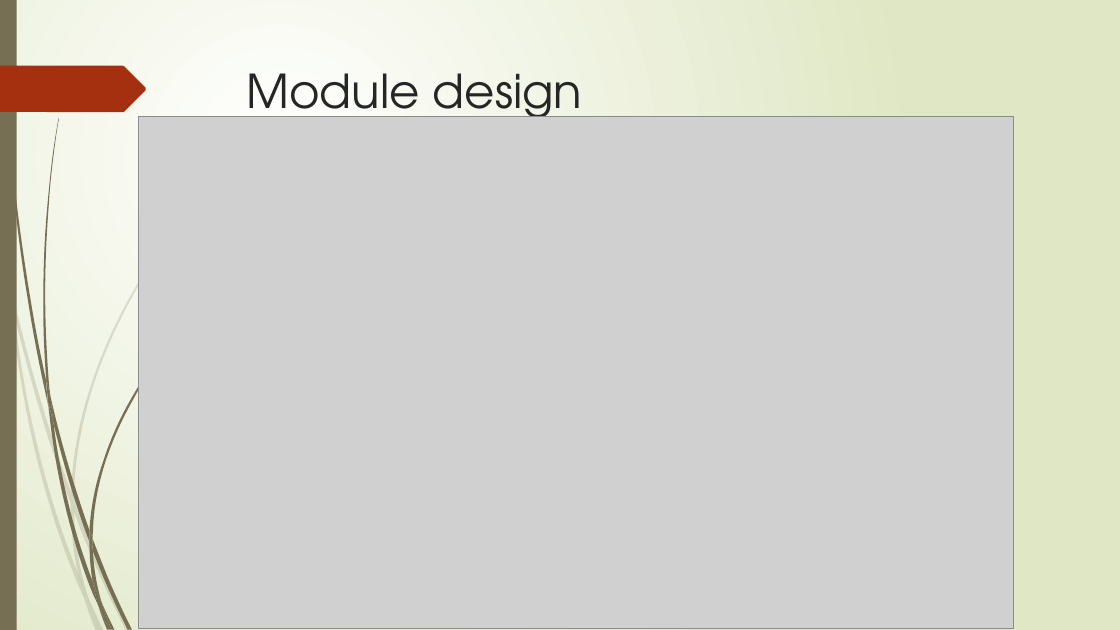
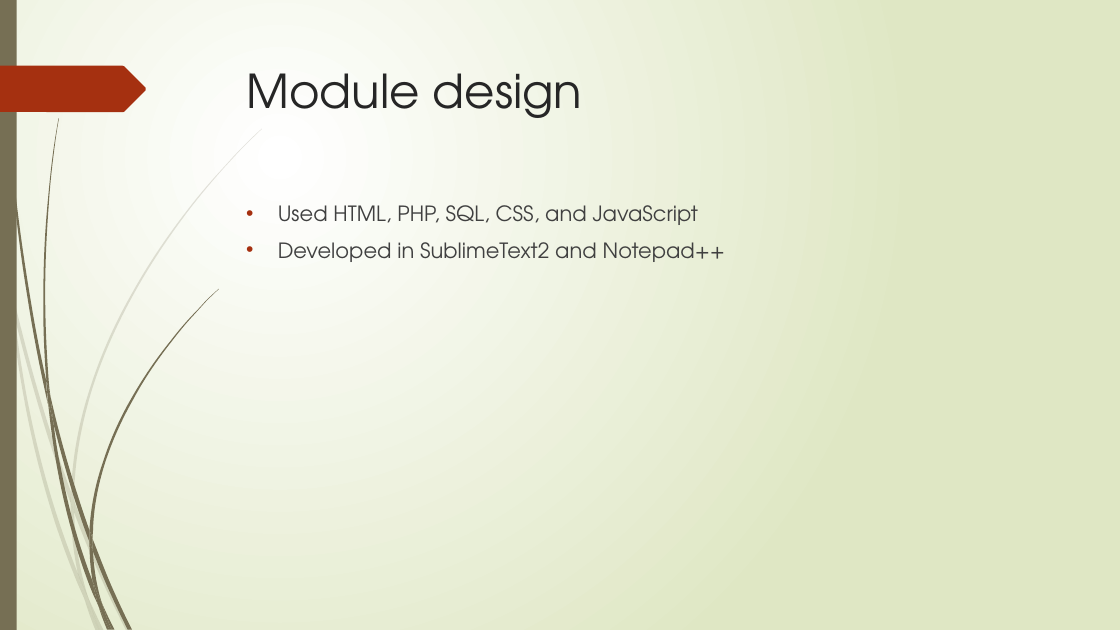
Before and after one commit to cs480GroupCAKE/PIEWebsite, a slide deck: slide 5 of Presentation/Presentation Two/Presentation Two.pptx. Drawn at 1120x630 pixels with LibreOffice and Linux fonts; fonts in the diff are those of the drawing; grey boxes stand for pictures. Boxes give left, top, right and bottom in pixels: in the first picture for what was removed or moved away, otherwise in the second. Text is boxed around its words. In the diff, an @@ line names an element or a change of style, - is before the commit and + after.

Commit message:
Updated module design
Quick update to module design. will do more

```diff
--- a/Presentation/Presentation Two/Presentation Two.pptx
+++ b/Presentation/Presentation Two/Presentation Two.pptx
@@ picture removed at box(139, 116, 1014, 628) @@
@@ text added at box(278, 205, 726, 262), 18 pt, text #404040 @@
+• Used HTML, PHP, SQL, CSS, and JavaScript
+• Developed in SublimeText2 and Notepad++
```
